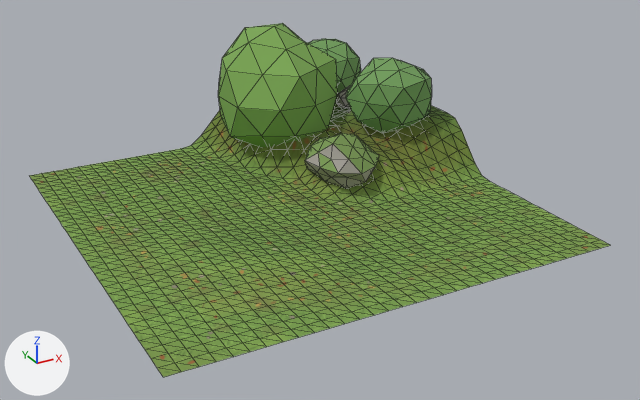
Two versions of the glTF model assets/3D/forest_tiles/forest_border_inner_NE.glb, one commit apart.
One viewpoint serves both versions: a camera (50 mm lens) standing at (-3.44, -6.75, 3.39) and looking at (0.14, -0.23, 0.13). Arrows for +X, +Y and +Z are at lower left; the lights stay in place. The first picture is the older version. Mesh edges are drawn as thin lines. Objects named as collision shapes, trigger or cutter boxes, shadow casters or lower levels of detail are left out. Where no turn or scale is listed for an object, it has been applied to the vertices.

The first picture shows 'border_inner_NE_Ground', 'border_inner_NE_Undergrowth'.
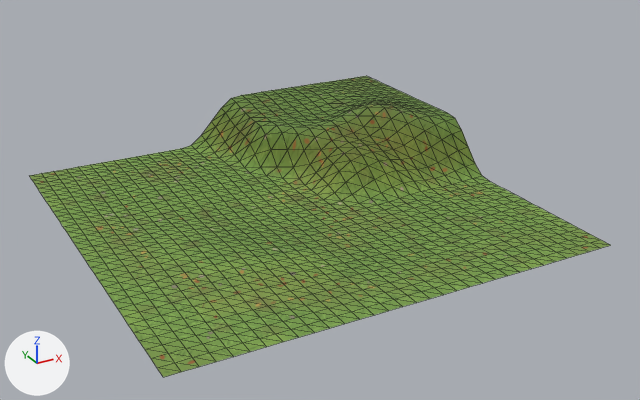
Pixel boxes (x1, y1, x2, y2) of what changed, in the pictures (640 x 400 px):
'border_inner_NE_Undergrowth', deleted (green): before (218, 23, 432, 188)

The edits, one by one:
Object 'border_inner_NE_Undergrowth' (ob_border_inner_ne_undergrowth) is deleted.
